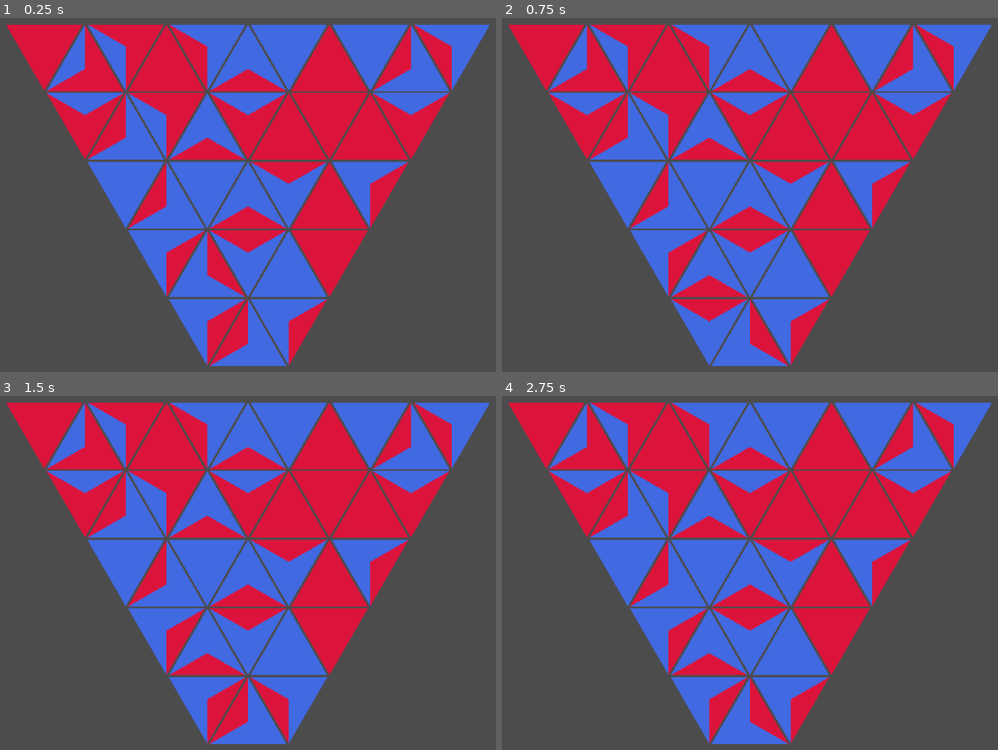
Above: before the commit, frames 1-4 (two rows, left to right).
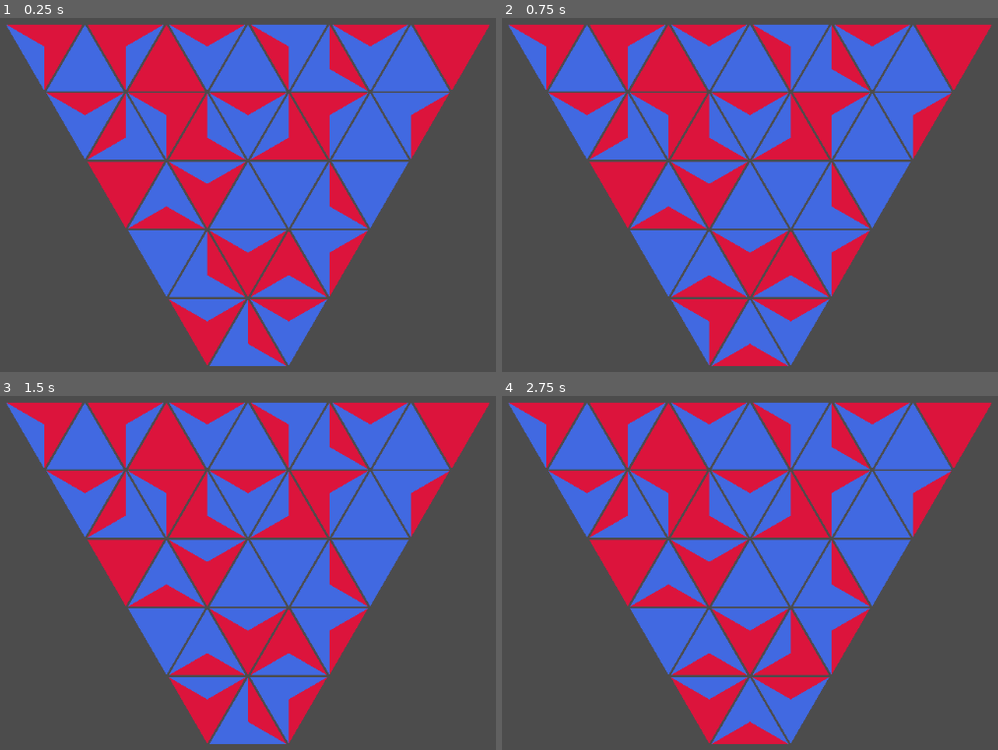
Above: after the commit, the same moments.

Repository: BoatsandJoes/tri-twist
Game: Godot game, scene res://scenes/Main.tscn
The game is run twice, just before and just after one commit, with the same random seed, the same clock (stepped at 60 frames per second) and the same inputs.
Inputs (mouse positions are in pixels of both pictures, inside the frame that each line leads up to):
- Up to frame 1 (0.25 s): no input
- Up to frame 2 (0.75 s): tap Enter (ui_accept) at 0.5 s; move the mouse to (670, 297) at 0.52 s; hold Enter (ui_accept) from 0.53 s (still down); click (670, 297) at 0.67 s
- Up to frame 3 (1.5 s): move the mouse to (208, 742) at 1.27 s; release Enter (ui_accept) at 1.28 s; tap Enter (ui_accept) at 1.35 s; click (208, 742) at 1.42 s
- Up to frame 4 (2.75 s): tap Enter (ui_accept) at 1.52, 1.82, 2 s; move the mouse to (750, 675) at 2.02 s; hold Enter (ui_accept) from 2.03 s (still down); click (750, 675) at 2.17 s

The runs differ from the first frame. In frame 1, 27% of the frame differs, in the area x 1-99%, y 1-99%; in frame 2, 27%; in frame 3, 27%; in frame 4, 27%.

Commit message:
Gravity implementation in progress. Factored out some main logic into GameGrid.

Diff:
--- /dev/null
+++ b/scenes/GameGrid.gd
@@ -0,0 +1,124 @@
+extends Node2D
+
+
+export (PackedScene) var Triangle
+export var triangleSize: int
+export var margin: int
+var grid: Array
+var window: Rect2
+var gravityTimer: Timer
+
+# Called when the node enters the scene tree for the first time.
+func _ready():
+	window = OS.get_window_safe_area()
+	gravityTimer = Timer.new()
+	_initialize_grid()
+
+func _initialize_grid():
+	grid = [[null, null, null],
+			[null, null, null, null, null],
+			[null, null, null, null, null, null, null],
+			[null, null, null, null, null, null, null, null, null],
+			[null, null, null, null, null, null, null, null, null, null, null]]
+	fill_grid()
+
+func fill_grid():
+	var emptyCell = get_empty_cell()
+	while (emptyCell != [-1, -1]):
+		var triangle = Triangle.instance()
+		triangle.init(triangleSize)
+		# set position
+		triangle.position = get_triangle_position_for_cell(emptyCell[1], emptyCell[0])
+		# flip every odd triangle
+		if emptyCell[0] % 2 == 1:
+			triangle.flip()
+		# Place triangle in grid datastructure
+		grid[emptyCell[1]][emptyCell[0]] = triangle
+		# add triangle to scene tree
+		add_child(triangle)
+		# check empty cells again
+		emptyCell = get_empty_cell()
+
+func get_triangle_position_for_cell(rowIndex: int, triangleIndex: int) -> Vector2:
+	return Vector2((window.size[0]/2) - triangleSize/2 +
+				((triangleIndex - (grid[rowIndex].size()/2)) * ((triangleSize/2) + margin)),
+				window.size[1] - triangleSize - (rowIndex * ((triangleSize * sqrt(3) / 2) + margin)))
+
+func get_empty_cell():
+	for rowIndex in grid.size():
+		for triangleIndex in grid[rowIndex].size():
+			if grid[rowIndex][triangleIndex] == null:
+				return [triangleIndex,rowIndex]
+	return [-1, -1]
+
+func _input(event):
+	if event is InputEventMouseButton:
+		if event.pressed:
+			for rowIndex in grid.size():
+				for triangleIndex in grid[rowIndex].size():
+					if grid[rowIndex][triangleIndex] != null && grid[rowIndex][triangleIndex].triangleFocused:
+						handle_triangle_input(rowIndex, triangleIndex, event)
+	elif event is InputEventKey && event.is_action_pressed("ui_accept"):
+		# kick off gravity, debug
+		$GravityTimer.start()
+	elif event is InputEventKey && event.is_action_pressed("ui_escape"):
+		get_tree().quit()
+
+func handle_triangle_input(rowIndex: int, triangleIndex: int, event: InputEventMouseButton):
+	if event.button_index == 3:
+		# delete tile, debug
+		grid[rowIndex][triangleIndex].free()
+	if event.button_index == 1 || event.button_index == 2:
+		# rotate
+		var rotation
+		if event.button_index == 1:
+			rotation = -1
+		else:
+			rotation = 1
+		grid[rowIndex][triangleIndex].spin(rotation)
+		# Get and rotate neighbors opposite way
+		rotation = -rotation
+		if triangleIndex > 0 && grid[rowIndex][triangleIndex - 1] != null:
+			grid[rowIndex][triangleIndex - 1].spin(rotation)
+		if triangleIndex < grid[rowIndex].size() - 1 && grid[rowIndex][triangleIndex + 1] != null:
+			grid[rowIndex][triangleIndex + 1].spin(rotation)
+		if grid[rowIndex][triangleIndex].pointFacingUp && rowIndex > 0 && grid[rowIndex - 1][triangleIndex - 1] != null:
+			grid[rowIndex - 1][triangleIndex - 1].spin(rotation)
+		elif !grid[rowIndex][triangleIndex].pointFacingUp && rowIndex < grid.size() - 1 && grid[rowIndex + 1][triangleIndex + 1] != null:
+			grid[rowIndex + 1][triangleIndex + 1].spin(rotation)
+
+# Called every frame. 'delta' is the elapsed time since the previous frame.
+#func _process(delta):
+#	pass
+
+func move_triangle_down_one_step(rowIndex: int, triangleIndex: int):
+	#TODO
+	pass
+
+func _on_GravityTimer_timeout():
+	var floatingPieces = false
+	# scan for floating pieces
+	var emptyCell = get_empty_cell()
+	if emptyCell != [-1, -1]:
+		if emptyCell[0]%2 != 1:
+			# Check cell above
+			if emptyCell[1] < grid.size() - 1 && grid[emptyCell[1] + 1][emptyCell[0] + 1] != null:
+				floatingPieces = true
+				move_triangle_down_one_step(emptyCell[1] + 1, emptyCell[0] + 1)
+		else:
+			# Check left neighbor
+			if emptyCell[0] > 0 && grid[emptyCell[1]][emptyCell[0] - 1] != null:
+				# Move piece right
+				grid[emptyCell[1]][emptyCell[0]] = grid[emptyCell[1]][emptyCell[0] - 1]
+				grid[emptyCell[1]][emptyCell[0] - 1] = null
+				grid[emptyCell[1]][emptyCell[0]].topple(1)
+			# Check right neighbor
+			elif emptyCell[0] < grid[emptyCell[1]].size() - 1 && grid[emptyCell[1]][emptyCell[0] + 1] != null:
+				# Move piece left
+				grid[emptyCell[1]][emptyCell[0]] = grid[emptyCell[1]][emptyCell[0] + 1]
+				grid[emptyCell[1]][emptyCell[0] + 1] = null
+				grid[emptyCell[1]][emptyCell[0]].topple(-1)
+	if !floatingPieces:
+		# stop gravity and fill grid; debug
+		$GravityTimer.stop()
+		fill_grid()
--- /dev/null
+++ b/scenes/GameGrid.tscn
@@ -0,0 +1,14 @@
+[gd_scene load_steps=3 format=2]
+
+[ext_resource path="res://scenes/GameGrid.gd" type="Script" id=1]
+[ext_resource path="res://scenes/Triangle.tscn" type="PackedScene" id=2]
+
+[node name="GameGrid" type="Node2D"]
+script = ExtResource( 1 )
+Triangle = ExtResource( 2 )
+triangleSize = 100
+margin = 3
+
+[node name="GravityTimer" type="Timer" parent="."]
+wait_time = 0.05
+[connection signal="timeout" from="GravityTimer" to="." method="_on_GravityTimer_timeout"]
--- a/scenes/Main.gd
+++ b/scenes/Main.gd
@@ -4,90 +4,18 @@
 # Declare member variables here. Examples:
 # var a = 2
 # var b = "text"
-export (PackedScene) var Triangle
-var grid: Array
-var window: Rect2
-const margin = 3
-var score = 0
+export (PackedScene) var GameGrid
+var grid
 
 # Called when the node enters the scene tree for the first time.
 func _ready():
 	randomize()
-	window = OS.get_window_safe_area()
-	_initialize_grid()
-
-func _initialize_grid():
-	grid = [[null, null, null],
-			[null, null, null, null, null],
-			[null, null, null, null, null, null, null],
-			[null, null, null, null, null, null, null, null, null],
-			[null, null, null, null, null, null, null, null, null, null, null]]
-	_fill_grid()
-
-func _fill_grid():
-	var emptyCell = _get_empty_cell()
-	while (emptyCell != [-1, -1]):
-		var triangle = Triangle.instance()
-		# set position
-		var position = Vector2((window.size[0]/2) - triangle.size/2 +
-				((emptyCell[0] - (grid[emptyCell[1]].size()/2)) * ((triangle.size/2) + margin)),
-				window.size[1] - triangle.size - (emptyCell[1] * ((triangle.size * sqrt(3) / 2) + margin)))
-		triangle.position = position
-		# flip every odd triangle
-		if emptyCell[0] % 2 == 1:
-			triangle.flip()
-		# Place triangle in grid datastructure
-		grid[emptyCell[1]][emptyCell[0]] = triangle
-		# add triangle to scene tree
-		add_child(triangle)
-		# check empty cells again
-		emptyCell = _get_empty_cell()
-
-func _get_empty_cell():
-	for rowIndex in grid.size():
-		for triangleIndex in grid[rowIndex].size():
-			if grid[rowIndex][triangleIndex] == null:
-				return [triangleIndex,rowIndex]
-	return [-1, -1]
+	grid = GameGrid.instance()
+	add_child(grid)
 
 func _input(event):
-	if event is InputEventMouseButton:
-		if event.pressed:
-			for rowIndex in grid.size():
-				for triangleIndex in grid[rowIndex].size():
-					if grid[rowIndex][triangleIndex] != null && grid[rowIndex][triangleIndex].triangleFocused:
-						handle_triangle_input(rowIndex, triangleIndex, event)
-	elif event is InputEventKey && event.is_action_pressed("ui_accept"):
-		# fill grid, debug
-		_fill_grid()
-	elif event is InputEventKey && event.is_action_pressed("ui_escape"):
+	if event is InputEventKey && event.is_action_pressed("ui_escape"):
 		get_tree().quit()
-
-func handle_triangle_input(rowIndex: int, triangleIndex: int, event: InputEventMouseButton):
-	if event.button_index == 3:
-		# delete tile, debug
-		grid[rowIndex][triangleIndex].free()
-		# increment score, debug
-		score = score + 1
-		print(score)
-	if event.button_index == 1 || event.button_index == 2:
-		# rotate
-		var rotation
-		if event.button_index == 1:
-			rotation = -1
-		else:
-			rotation = 1
-		grid[rowIndex][triangleIndex].spin(rotation)
-		# Get and rotate neighbors opposite way
-		rotation = -rotation
-		if triangleIndex > 0 && grid[rowIndex][triangleIndex - 1] != null:
-			grid[rowIndex][triangleIndex - 1].spin(rotation)
-		if triangleIndex < grid[rowIndex].size() - 1 && grid[rowIndex][triangleIndex + 1] != null:
-			grid[rowIndex][triangleIndex + 1].spin(rotation)
-		if grid[rowIndex][triangleIndex].upsideDown && rowIndex > 0 && grid[rowIndex - 1][triangleIndex - 1] != null:
-			grid[rowIndex - 1][triangleIndex - 1].spin(rotation)
-		elif !grid[rowIndex][triangleIndex].upsideDown && rowIndex < grid.size() - 1 && grid[rowIndex + 1][triangleIndex + 1] != null:
-			grid[rowIndex + 1][triangleIndex + 1].spin(rotation)
 
 # Called every frame. 'delta' is the elapsed time since the previous frame.
 #func _process(delta):
--- a/scenes/Main.tscn
+++ b/scenes/Main.tscn
@@ -1,13 +1,13 @@
 [gd_scene load_steps=4 format=2]
 
 [ext_resource path="res://scenes/Main.gd" type="Script" id=1]
-[ext_resource path="res://scenes/Triangle.tscn" type="PackedScene" id=2]
+[ext_resource path="res://scenes/GameGrid.tscn" type="PackedScene" id=2]
 
 [sub_resource type="CanvasItemMaterial" id=1]
 
 [node name="Main" type="Node2D"]
 script = ExtResource( 1 )
-Triangle = ExtResource( 2 )
+GameGrid = ExtResource( 2 )
 
 [node name="ParallaxBackground" type="ParallaxBackground" parent="."]
 
--- a/scenes/Triangle.gd
+++ b/scenes/Triangle.gd
@@ -1,15 +1,19 @@
 extends Area2D
 
-export var size: int
+var size: int
 const colors = [Color.royalblue, Color.crimson]
 var leftColor: int
 var rightColor: int
 var verticalColor: int
-var upsideDown = false
+var pointFacingUp = false
 var triangleFocused = false
 
+func _ready():
+	pass
+
 # Called when the node enters the scene tree for the first time.
-func _ready():
+func init(triangleSize: int):
+	size = triangleSize
 	# Define vertices
 	var baseVectorArray = PoolVector2Array()
 	baseVectorArray.append(Vector2(0, 0))
@@ -46,14 +50,20 @@
 
 func flip():
 	scale = Vector2(1, scale[1] * -1)
+	#TODO position fix should work no matter whether we are flipping up or down
 	position = Vector2(position[0], position[1] + size * 0.87)
-	upsideDown = true
+	pointFacingUp = !pointFacingUp
+
+func topple(direction: int):
+	# 1 is right, -1 is left
+	# TODO
+	pass
 
 func spin(direction: int):
 	var tempVerticalColor = verticalColor
 	var tempLeftColor = leftColor
 	# -1 is counterclockwise, 1 is clockwise
-	if (direction == -1 && !upsideDown) || (direction == 1 && upsideDown):
+	if (direction == -1 && !pointFacingUp) || (direction == 1 && pointFacingUp):
 		verticalColor = rightColor
 		leftColor = tempVerticalColor
 		rightColor = tempLeftColor
--- a/scenes/Triangle.tscn
+++ b/scenes/Triangle.tscn
@@ -4,7 +4,6 @@
 
 [node name="Triangle" type="Area2D"]
 script = ExtResource( 1 )
-size = 100
 
 [node name="VerticalEdge" type="Polygon2D" parent="."]
 
Not shown, changed: README.md
